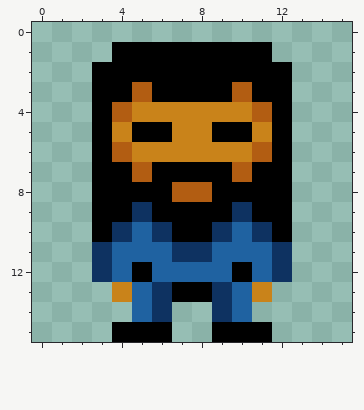
A pixel-art sprite gets an edit: src/res/player/stay2.png. Above, as it was before the edit.
The file is 16x16 pixels.
The same view after the edit:
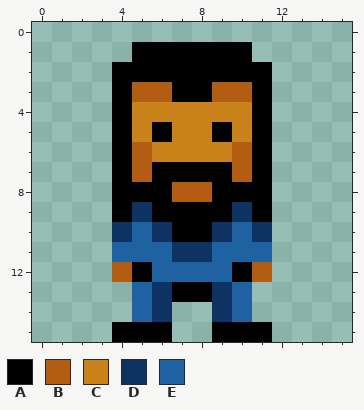
Palette (. is transparent): A #000000  B #b25d12  C #c9831a  D #0e3261  E #1f62a1
From old to new:
{"y":1,"x":4,"old":"A","new":"."}
{"y":1,"x":11,"old":"A","new":"."}
{"y":2,"x":3,"old":"A","new":"."}
{"y":2,"x":12,"old":"A","new":"."}
{"y":3,"x":3,"old":"A","new":"."}
{"y":3,"x":6,"old":"A","new":"B"}
{"y":3,"x":9,"old":"A","new":"B"}
{"y":3,"x":12,"old":"A","new":"."}
{"y":4,"x":3,"old":"AB","new":".A"}
{"y":4,"x":11,"old":"BA","new":"A."}
{"y":5,"x":3,"old":"ACA","new":".AC"}
{"y":5,"x":10,"old":"ACA","new":"CA."}
{"y":6,"x":3,"old":"ABC","new":".AB"}
{"y":6,"x":10,"old":"CBA","new":"BA."}
{"y":7,"x":3,"old":"A","new":"."}
{"y":7,"x":12,"old":"A","new":"."}
{"y":8,"x":3,"old":"A","new":"."}
{"y":8,"x":12,"old":"A","new":"."}
{"y":9,"x":3,"old":"A","new":"."}
{"y":9,"x":12,"old":"A","new":"."}
{"y":10,"x":3,"old":"A","new":"."}
{"y":10,"x":12,"old":"A","new":"."}
{"y":11,"x":3,"old":"D","new":"."}
{"y":11,"x":12,"old":"D","new":"."}
{"y":12,"x":3,"old":"DE","new":".B"}
{"y":12,"x":11,"old":"ED","new":"B."}
{"y":13,"x":4,"old":"C","new":"."}
{"y":13,"x":11,"old":"C","new":"."}
{"label":"changed","picture_box":[92,42,292,302]}
